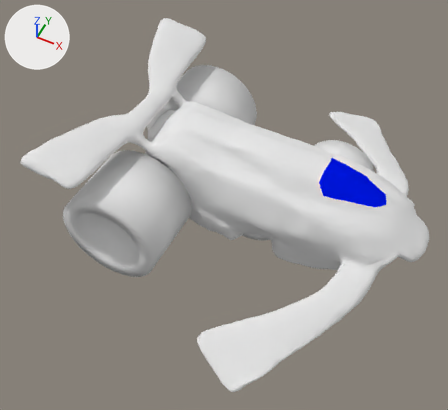
The Blender file Content/Meshes/cars/car1/car1_13.blend, before and after one commit.
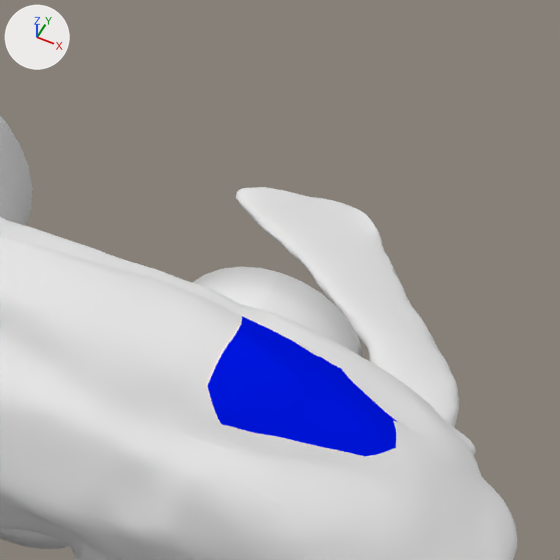
Old and new are each drawn whole from a 50 mm lens placed at (117.0, -283.0, 339.0), pointed at (-14.0, -20.0, 10.0) and again close up on the part from 55% to 99% of the width and 11% to 60% of the height. Every picture has the same lights, and +X, +Y and +Z are marked at upper left.

The older version as bpy lines, for what is in view:
```python
me_layer_1_001 = bpy.data.meshes.new('Layer_1.001')
me_layer_1_001.from_pydata(...)  # 8719 vertices, 17419 faces; spans x -126.0..124.0, y -137.0..139.0, z 5.0..103.0
me_layer_1_001.polygons.foreach_set('use_smooth', [True] * 17419)
# faces by material slot: [211, 17208]
me_layer_1_001.materials.append(mat_material)  # blue #0018e7
me_layer_1_001.materials.append(mat_material_001)  # white #e7e7e7
me_plane_001 = bpy.data.meshes.new('Plane.001')
me_plane_001.from_pydata(...)  # 248 vertices, 212 faces; spans x -27.4..27.3, y -11.5..10.9, z -28.0..26.9
me_plane_001.polygons.foreach_set('use_smooth', [True] * 212)
me_plane_003 = bpy.data.meshes.new('Plane.003')
me_plane_003.from_pydata(...)  # 248 vertices, 212 faces; spans x 17.1..71.8, y 40.0..62.4, z 1.0..56.0
me_plane_003.polygons.foreach_set('use_smooth', [True] * 212)
ob_layer_1_001 = bpy.data.objects.new('Layer_1.001', me_layer_1_001)
ob_layer_1_001.location = (0.0, 0.0, -29.3)
_m = ob_layer_1_001.modifiers.new('Decimate', 'DECIMATE')
_m.ratio = 0.1
_m = ob_layer_1_001.modifiers.new('Subsurf', 'SUBSURF')
_m.levels = 2
_m = ob_layer_1_001.modifiers.new('Smooth', 'SMOOTH')
_m.iterations = 4
ob_plane_001 = bpy.data.objects.new('Plane.001', me_plane_001)
ob_plane_001.location = (0.0, 0.0, 0.0)
ob_plane_003 = bpy.data.objects.new('Plane.003', me_plane_003)
ob_plane_003.location = (0.0, 0.0, -29.3)
# also in view: 'Plane.004' at (-71.0, 55.0, 8.0)
```
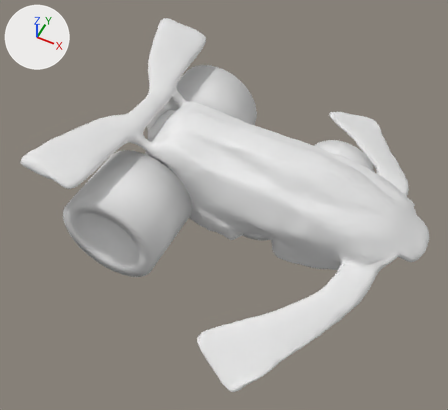
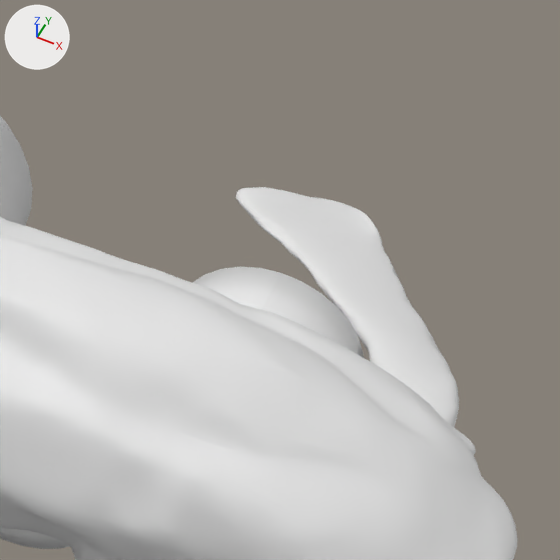
Pixel boxes (x1, y1, x2, y2) of what changed, in the close-ups (560 x 560 px):
part 1 of me_layer_1_001, recoloured (blue to white): (208, 316, 398, 456) in both

Edits to the bpy script that builds the scene:
```text
Change me_layer_1_001:
    where me_layer_1_001.from_pydata(...)  # 8719 vertices, 17419 faces; spans x -126.0..124.0, y -137.0..139.0, z 5.0..103.0
    used by ob_layer_1_001; location = (0.0, 0.0, -29.3)
    remove me_layer_1_001.materials.append(mat_material_001)  # white #e7e7e7
    me_layer_1_001 part 1: all 211 faces that had it switch from mat_material (blue #0018e7) to no material
```
